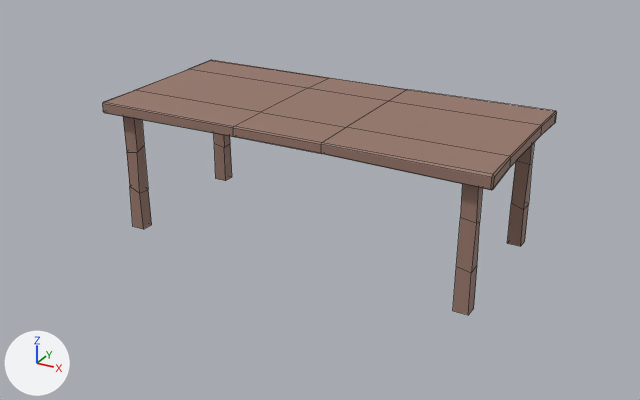
The FBX model BlindNight/Assets/Models/Table01.fbx as it was, and as the next commit left it.
The view is the same before and after, from a 50 mm camera at (6.84, -7.05, 2.71) aimed at (4.08, -2.03, 0.21). Every picture has the same lights, and +X, +Y and +Z are marked at lower left. Mesh edges are drawn as thin lines. Where no turn or scale is listed for an object, it has been applied to the vertices.

Names of what the first picture shows: 'Table01'.
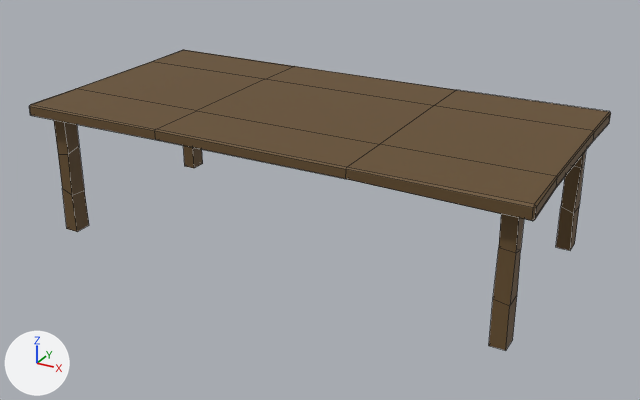
What differs and where, as boxes (x1, y1, x2, y2) in the pictures (640 x 400 px; the box of a moved part takes in the faces that stretch with it):
'Table01', recoloured, reshaped, moved (28% wider, 18% taller)
    before: (103, 60, 557, 315)
    after: (29, 50, 611, 350)
part 1 of me_table01_mesh, moved or reshaped
    before: (453, 184, 483, 315)
    after: (489, 214, 524, 350)
part 2 of me_table01_mesh, moved or reshaped
    before: (123, 116, 152, 229)
    after: (54, 120, 89, 232)
part 3 of me_table01_mesh, moved or reshaped
    before: (507, 143, 534, 246)
    after: (556, 151, 586, 250)
part 4 of me_table01_mesh, moved or reshaped
    before: (214, 133, 232, 181)
    after: (183, 146, 203, 168)
part 5 of me_table01_mesh, moved or reshaped
    before: (103, 60, 557, 190)
    after: (29, 50, 611, 221)

Edits to the bpy script that builds the scene:
```text
Change mat_table01_m:
    mat_table01_m.base_color: (0.309, 0.184, 0.147) -> (0.133, 0.0762, 0.0262)  # brown #97776b -> brown #664e2d
Change me_table01_mesh:
    used by ob_table01; location = (4.063, -1.916, -0.11)
    remove me_table01_mesh.from_pydata(...)  # 128 vertices, 122 faces; spans x -1.42..1.42, y -0.66..0.66, z 0.0..0.97
    add me_table01_mesh.from_pydata(...)  # 128 vertices, 122 faces; spans x -1.78..1.78, y -0.89..0.89, z -0.11..0.86
    me_table01_mesh part 1: the loose piece of 16 vertices spanning x 1.21..1.31, y -0.58..-0.49, z 0.0..0.91 is scaled about its middle by (1, 1.35, 1), then moved by (0.36, -0.19, -0.11)
    me_table01_mesh part 2: the loose piece of 16 vertices spanning x -1.31..-1.21, y -0.58..-0.48, z 0.0..0.91 is scaled about its middle by (1, 1.35, 1), then moved by (-0.36, -0.19, -0.11)
    me_table01_mesh part 3: the loose piece of 16 vertices spanning x 1.21..1.31, y 0.48..0.58, z 0.0..0.91 is scaled about its middle by (1, 1.35, 1), then moved by (0.36, 0.19, -0.11)
    me_table01_mesh part 4: the loose piece of 16 vertices spanning x -1.31..-1.21, y 0.48..0.58, z 0.0..0.91 is scaled about its middle by (1, 1.35, 1), then moved by (-0.36, 0.19, -0.11)
    me_table01_mesh part 5: 64 of 128 vertices moved; they spanned x -1.42..1.42, y -0.66..0.66, z 0.87..0.97 and now span x -1.78..1.78, y -0.89..0.89, z 0.76..0.86; mean shift (0.0, 0.0, -0.11); largest move (1.41, -0.66, 0.96) -> (1.77, -0.89, 0.85)
Change ob_table01:
    ob_table01.location: (4.063, -1.916, -0.11) -> (4.024, -1.981, 0.0)
```
